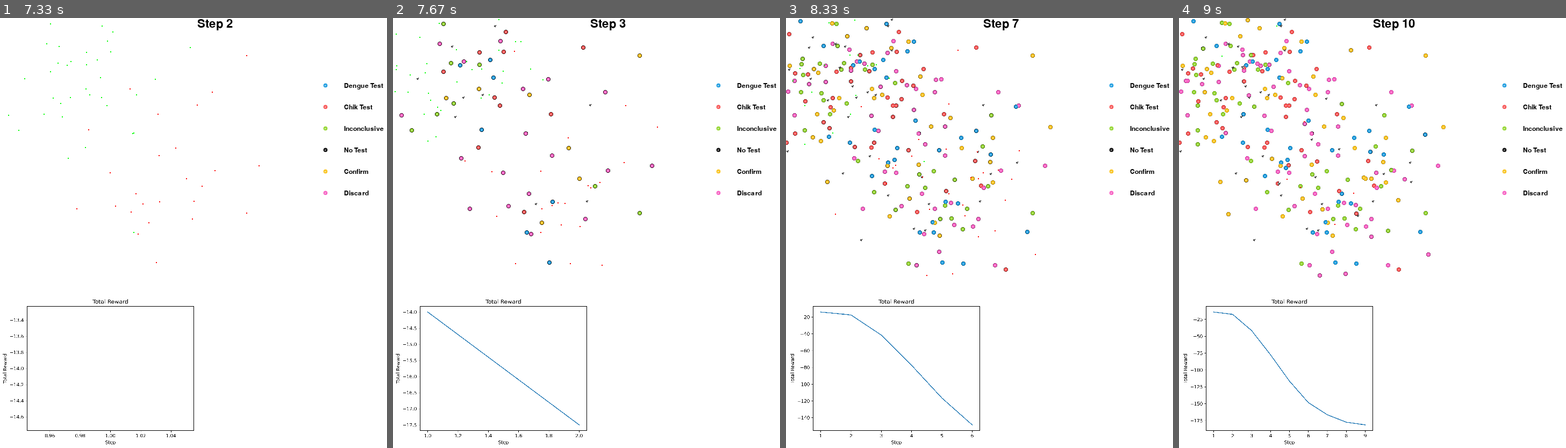
Above: before the commit, frames 1-4 (left to right).
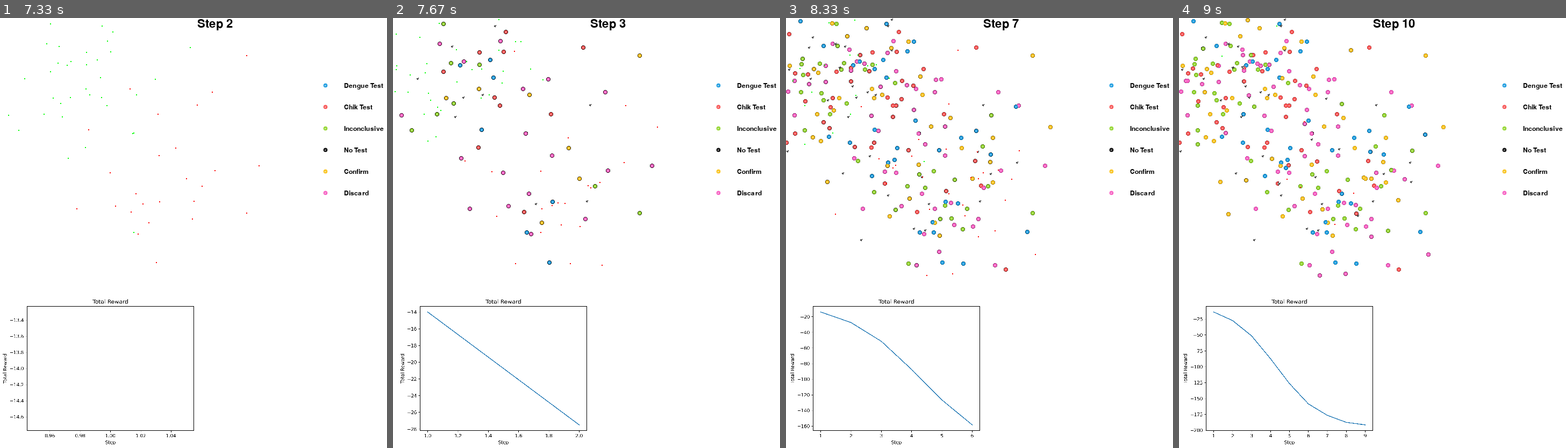
Above: after the commit, the same moments.

Repository: fccoelho/Dengue_Diagnostics
Game: pygame game, started from agents/agent_random.py
The game is run twice, just before and just after one commit, with the same random seed, the same clock (stepped at 60 frames per second) and the same inputs.
Inputs:
- Up to frame 1 (7.33 s): no input
- Up to frame 2 (7.67 s): no input
- Up to frame 3 (8.33 s): no input
- Up to frame 4 (9 s): no input

Frame 1 is identical in both runs. In frame 2, 0.1% of the frame differs, in the area x 0-7%, y 68-96%; in frame 3, 0.3%, in the area x 3-48%, y 68-96%; in frame 4, 0.3%.

Commit message:
Reduced sensitivity and specificity of clinical diagnosis

Diff:
--- a/dengue_envs/envs/dengue_diagnostics.py
+++ b/dengue_envs/envs/dengue_diagnostics.py
@@ -28,8 +28,8 @@
             chik_center=(300, 300),
             dengue_radius=90,
             chik_radius=90,
-            clinical_specificity=0.8,
-            clinical_sensitivity=0.99,
+            clinical_specificity=0.7,
+            clinical_sensitivity=0.7,
             render_mode=None,
     ):
         """
